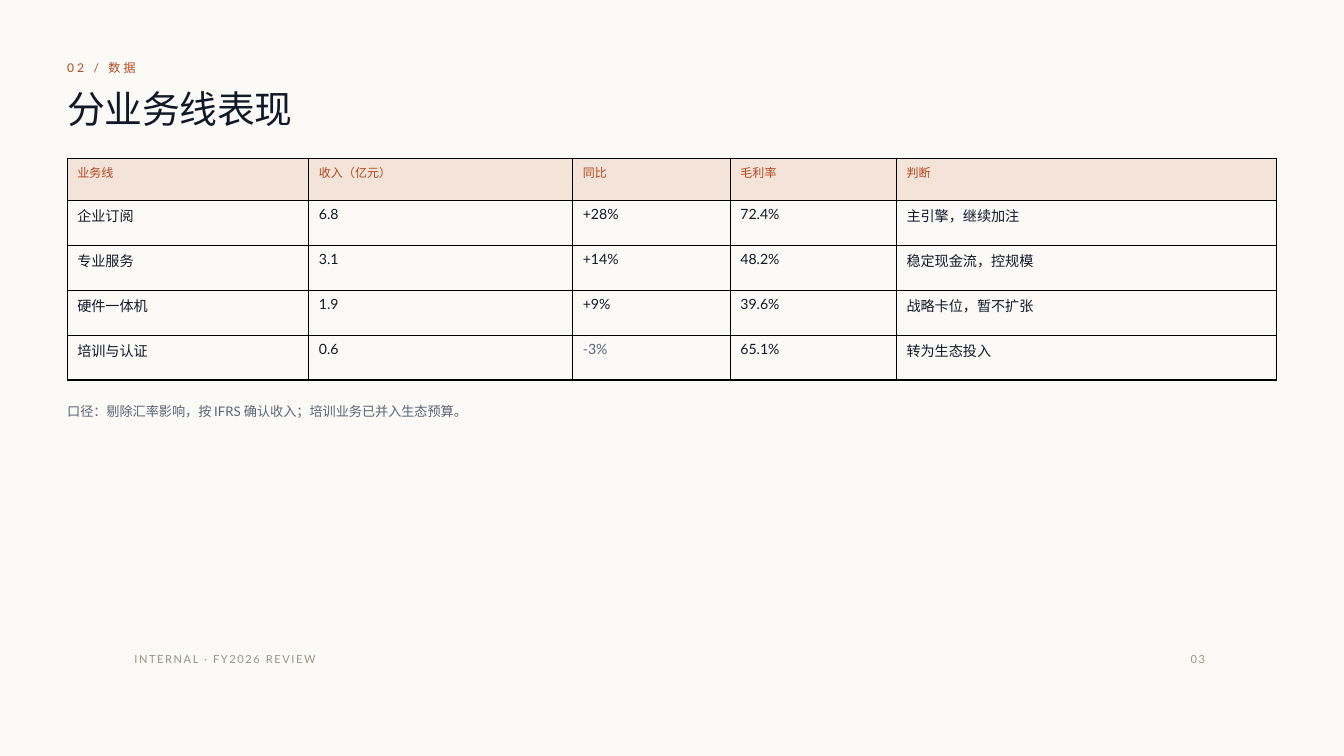
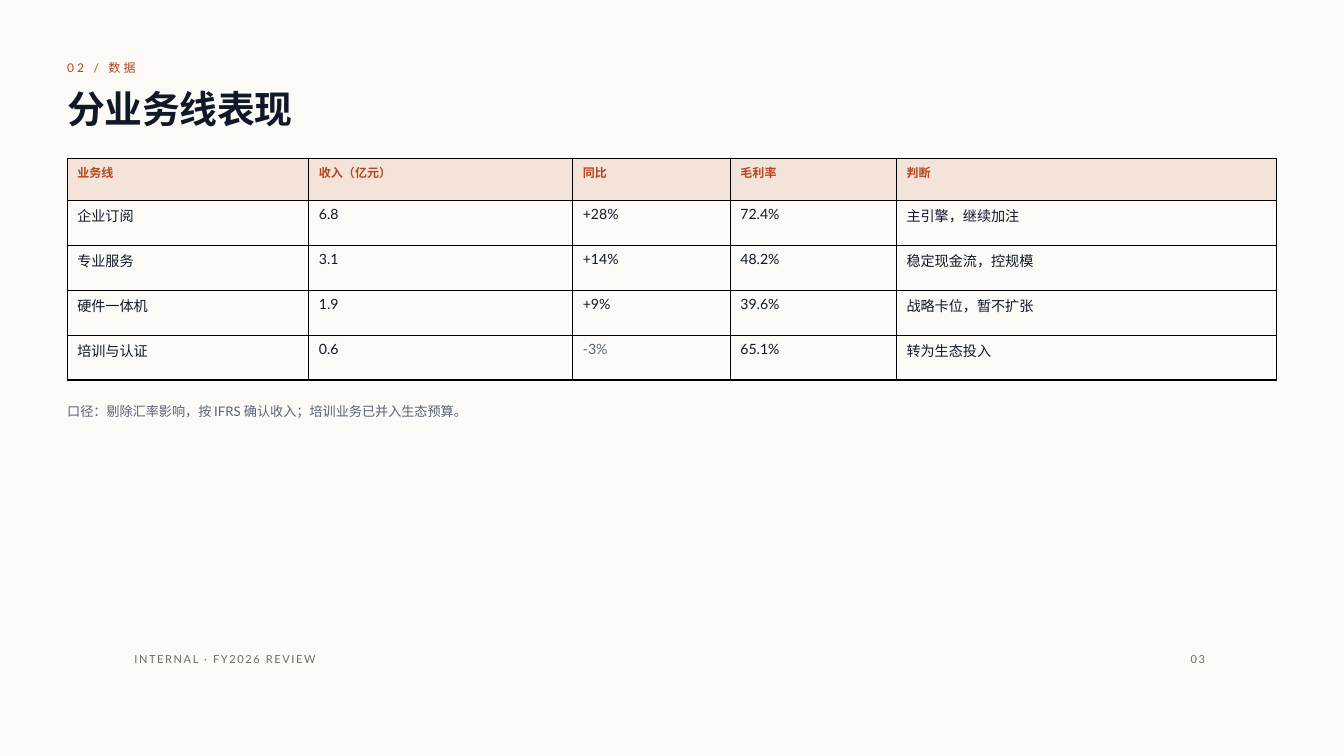
Before and after one commit to CrAckerDrv/pptpress, a slide deck: slide 3 of examples/annual-review.pptx. Drawn at 1344x756 pixels with LibreOffice and Linux fonts; fonts in the diff are those of the drawing. Boxes give left, top, right and bottom in pixels: in the first picture for what was removed or moved away, otherwise in the second. Text is boxed around its words. In the diff, an @@ line names an element or a change of style, - is before the commit and + after.

```diff
--- a/examples/annual-review.pptx
+++ b/examples/annual-review.pptx
@@ text "分业务线表现" at (67, 90, 292, 127): bold on @@
@@ table at (68, 158, 1277, 380) @@
@@ bold on in "业务线", "收入（亿元）", "同比", "毛利率" and 1 more places @@
@@ text "INTERNAL · FY2026 REVIEW" at (134, 655, 316, 663): text colour #9A9388 to #726C62 @@
@@ text "03" at (1191, 655, 1205, 663): text colour #9A9388 to #726C62 @@
```
Also in this commit, not shown: 3 other slides changed, 44 other files.
